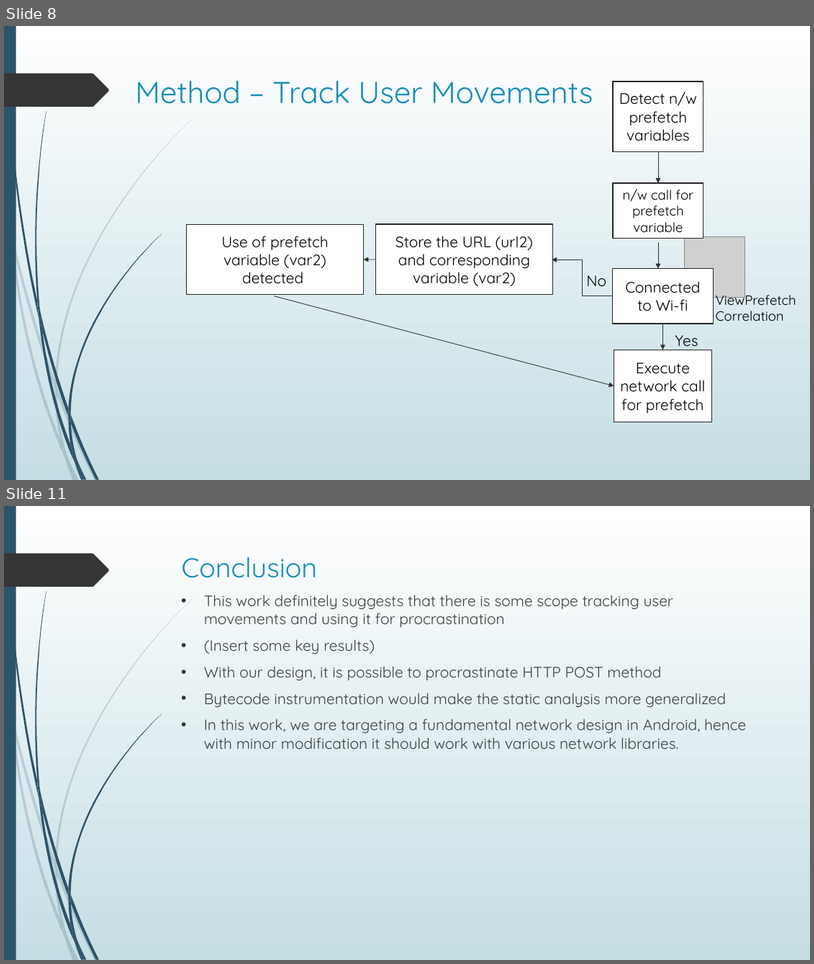
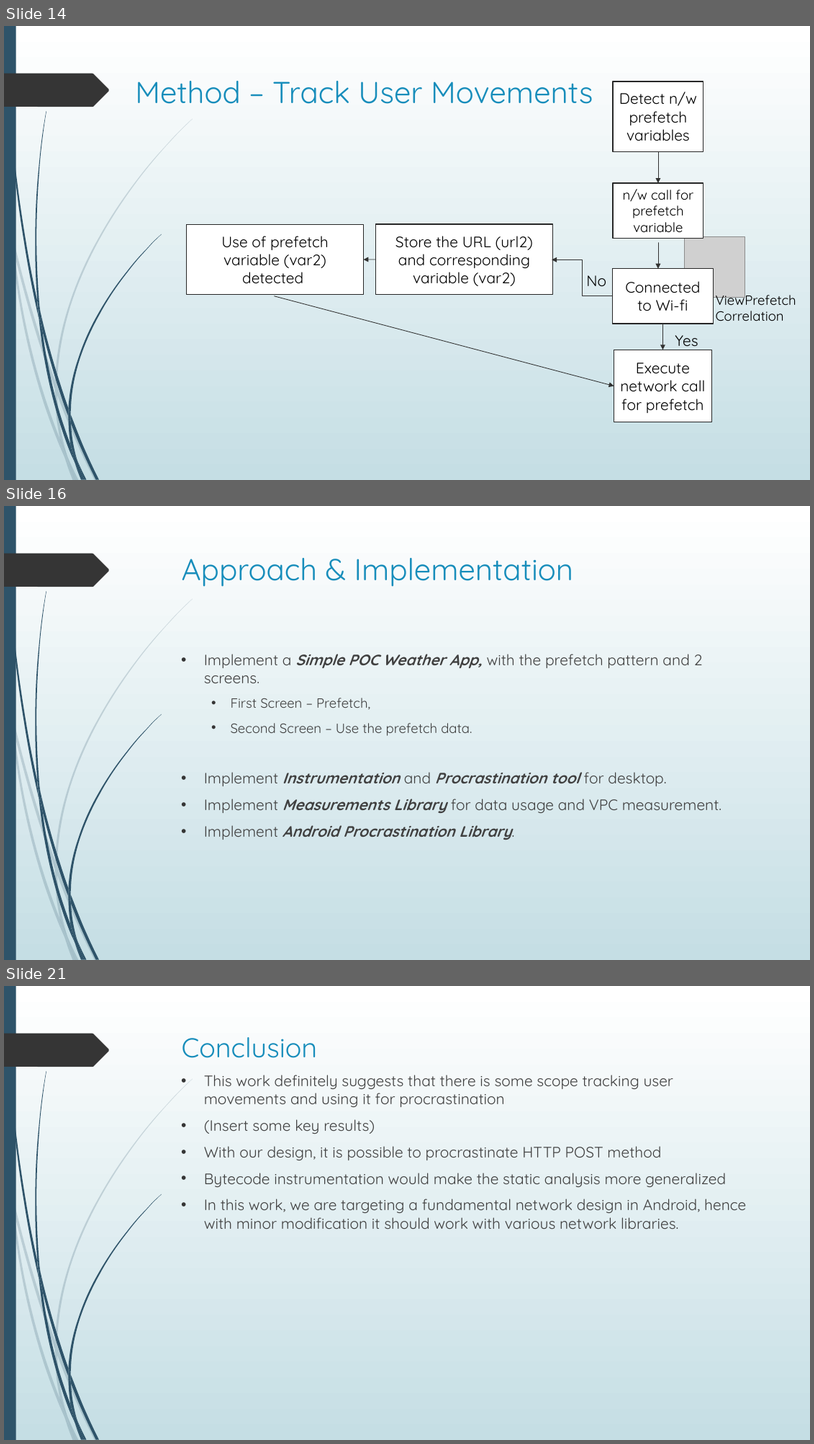
Before and after one commit to shahamish150294/PrefetchProcrastinatorAndroid, a slide deck: Prefetch Procrastinator Final Presentation.pptx. Shown one above the other, each under a label of ours: slides 8 and 11 before the commit, slides 14, 16 and 21 after it; the slides between them are not shown. The pictures are 814x964 and 814x1444 pixels, drawn with LibreOffice and Linux fonts; fonts in the diff are those of the drawing; grey boxes stand for pictures. Boxes give left, top, right and bottom in pixels: in the first picture for what was removed or moved away, otherwise in the second. Text is boxed around its words. In the diff, an @@ line names an element or a change of style, - is before the commit and + after.

```diff
--- a/Prefetch Procrastinator Final Presentation.pptx
+++ b/Prefetch Procrastinator Final Presentation.pptx
@@ slide 16 added at [4, 506, 810, 960], background gradient #FFFFFF to #C5DEE5; not listed: 24 template elements that a slide beside it also shows @@
@@ title added at [182, 558, 574, 587], 36 pt, text #178DBB @@
+Approach & Implementation
@@ text added at [204, 654, 722, 839], 18 pt, text #404040 @@
+• Implement a Simple POC Weather App, with the prefetch pattern and 2 screens.
+  • First Screen – Prefetch,
+  • Second Screen – Use the prefetch data.
+• Implement Instrumentation and Procrastination tool for desktop.
+• Implement Measurements Library for data usage and VPC measurement.
+• Implement Android Procrastination Library.
@@ what was slide 8 is now slide 14 @@
@@ what was slide 11 is now slide 21 @@
```
Also in this commit, not shown: 11 other slides added, 2 slides removed.
